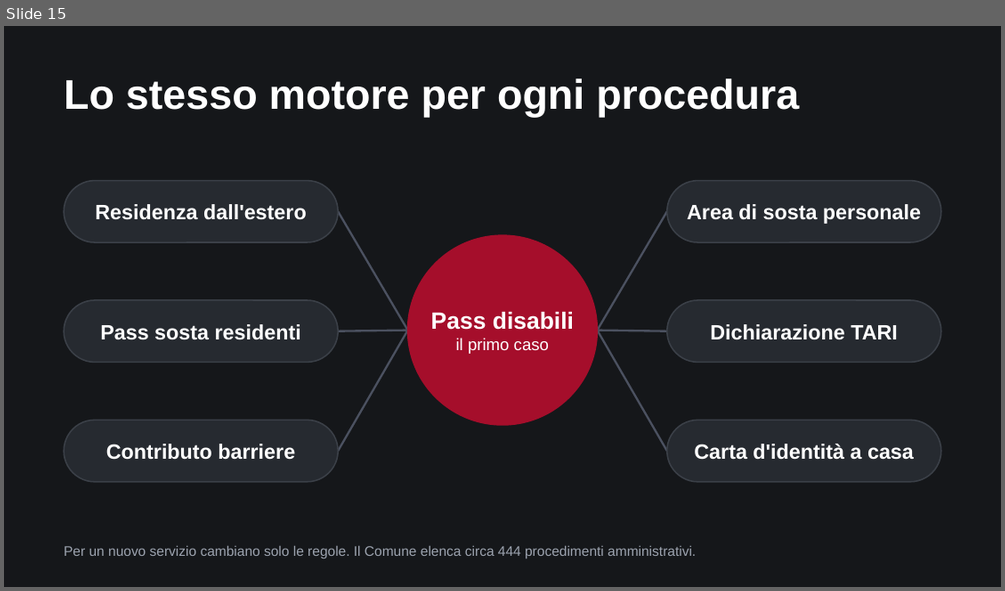
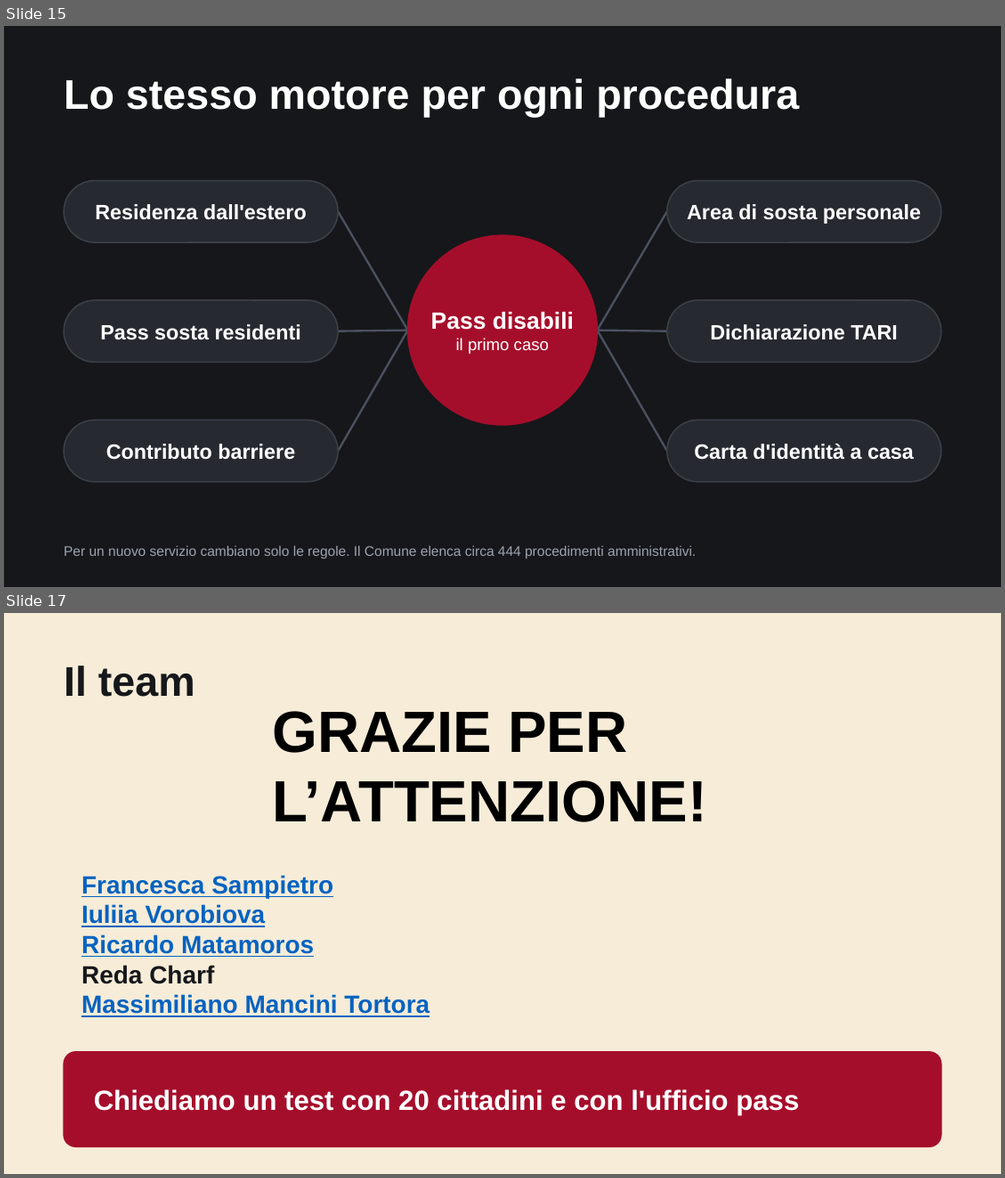
Before and after one commit to ricardoConsulenze/sportello-amico, a slide deck: docs/pitch/SportelloAmico_pitch.pptx. Shown one above the other, each under a label of ours: slide 15 before the commit, slides 15 and 17 after it; the slides between them are not shown. The pictures are 1005x591 and 1005x1178 pixels, drawn with LibreOffice and Linux fonts; fonts in the diff are those of the drawing. Boxes give left, top, right and bottom in pixels: in the first picture for what was removed or moved away, otherwise in the second. Text is boxed around its words. In the diff, an @@ line names an element or a change of style, - is before the commit and + after.

```diff
--- a/docs/pitch/SportelloAmico_pitch.pptx
+++ b/docs/pitch/SportelloAmico_pitch.pptx
@@ slide 17 added at (4, 613, 1001, 1174), background #F6ECD8 @@
@@ text added at (64, 666, 195, 697), 30 pt, text #15171A, bold @@
+Il team
@@ text added at (272, 711, 706, 822), 42 pt, text #000000, bold @@
+GRAZIE PER L’ATTENZIONE!
@@ text added at (81, 875, 429, 1017), 18 pt, text #0563C1, bold, underline @@
+Francesca Sampietro
+Iuliia Vorobiova
+Ricardo Matamoros
+Reda Charf
+Massimiliano Mancini Tortora
@@ rounded rectangle added at (64, 1052, 941, 1146), fill #A50E2B, outline #A50E2B 1 pt @@
@@ text added at (94, 1089, 799, 1115), 20 pt, text #FFFFFF, bold @@
+Chiediamo un test con 20 cittadini e con l'ufficio pass
```
Also in this commit, not shown: 3 slides changed, 1 other file.
